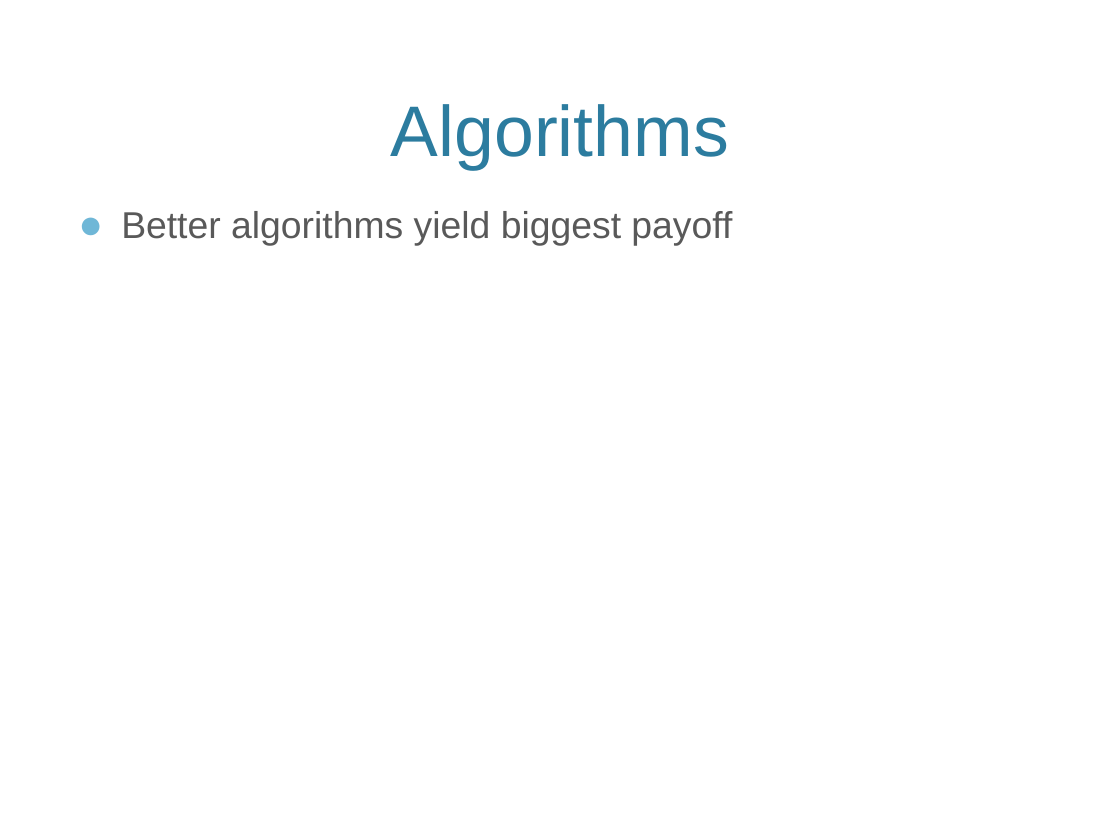
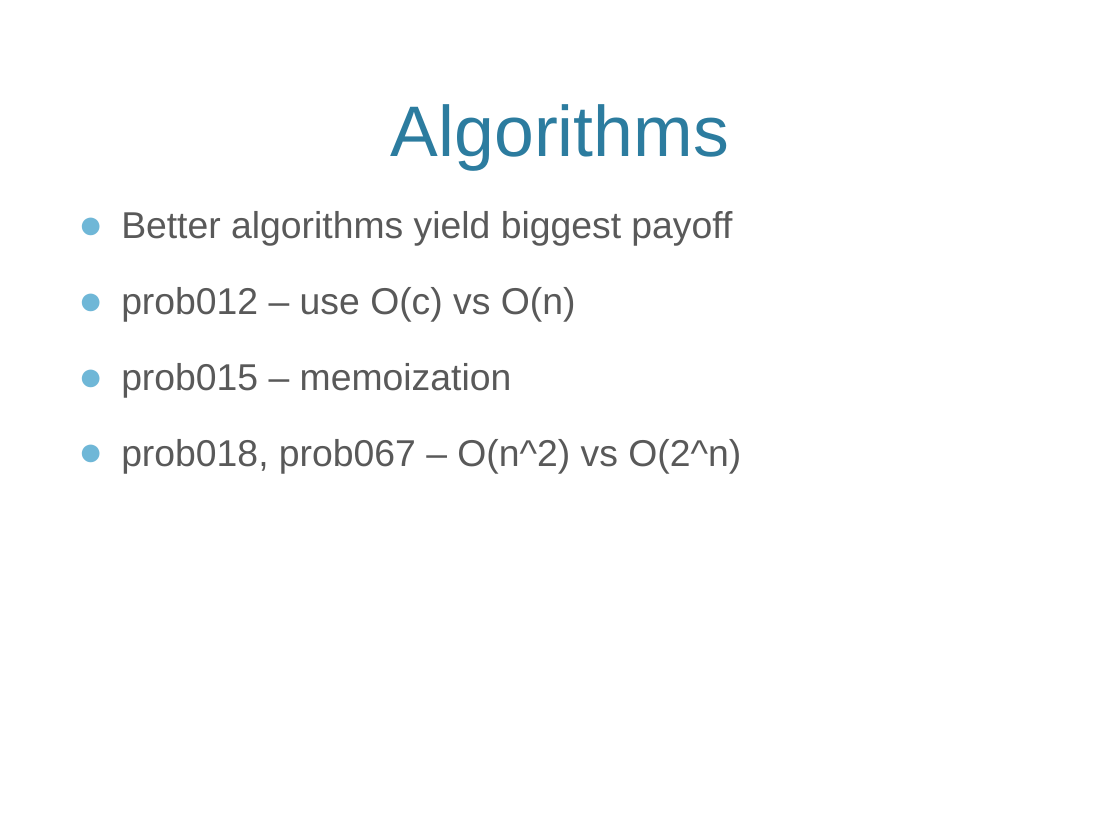
Before and after one commit to maccergit/python-talk, a slide deck: slide 10 of Python Performance Talk.pptx (slide 9 before the commit). Drawn at 1120x840 pixels with LibreOffice and Linux fonts; fonts in the diff are those of the drawing; background and template pictures are left out. Boxes give left, top, right and bottom in pixels: in the first picture for what was removed or moved away, otherwise in the second. Text is boxed around its words. In the diff, an @@ line names an element or a change of style, - is before the commit and + after.

```diff
--- a/Python Performance Talk.pptx
+++ b/Python Performance Talk.pptx
@@ text at (121,287,741,474): paragraphs added @@
+● prob012 – use O(c) vs O(n)
+● prob015 – memoization
+● prob018, prob067 – O(n^2) vs O(2^n)
```
Also in this commit, not shown: 2 other slides changed, 1 slide added.
